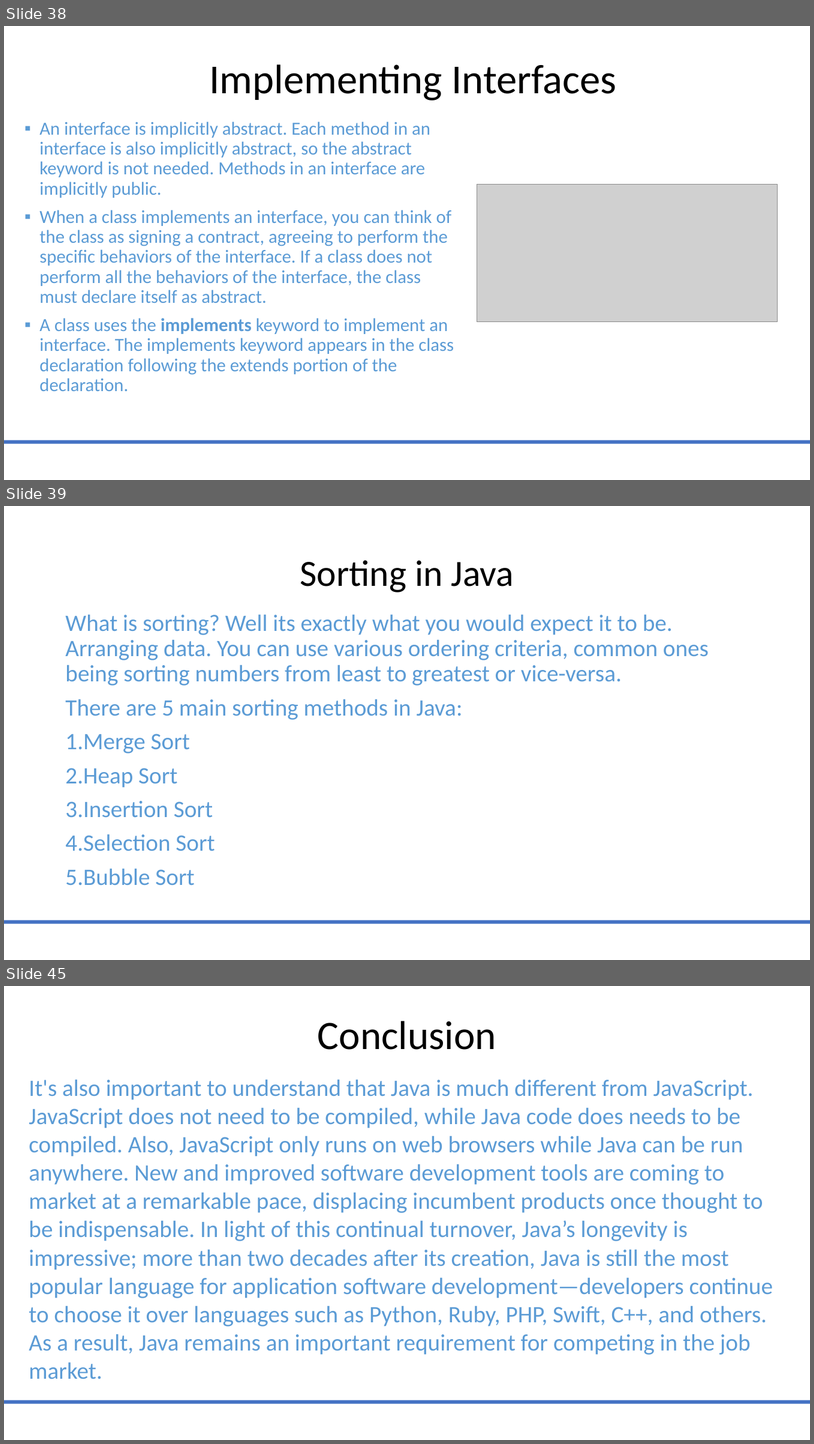
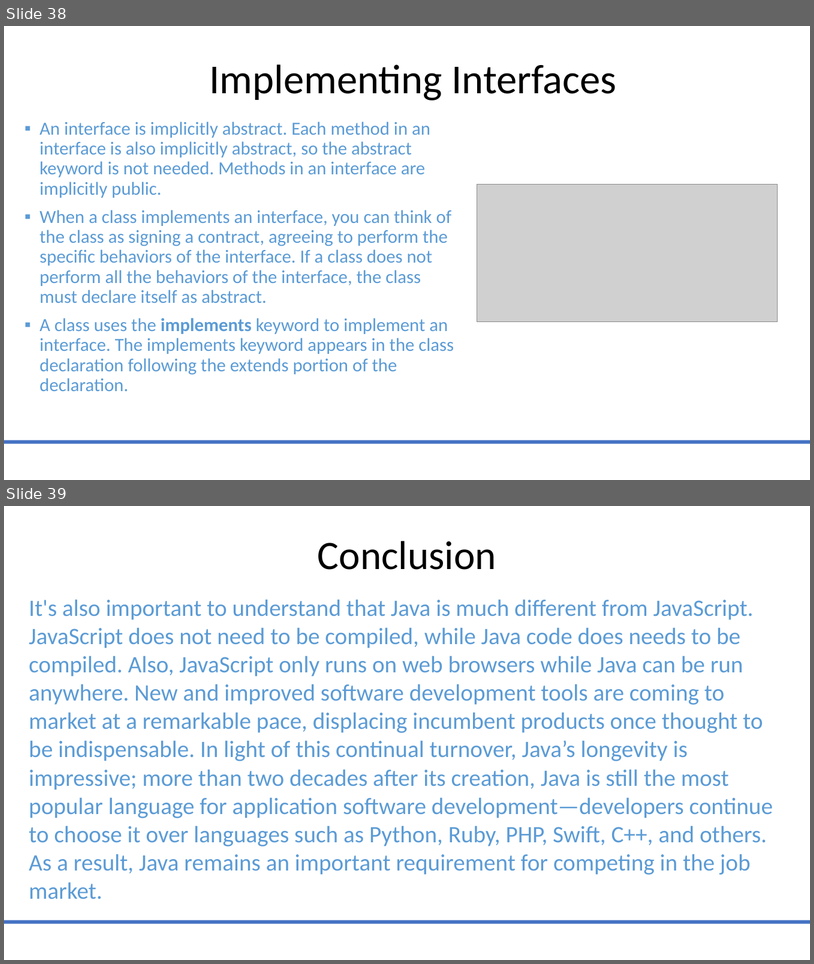
Before and after one commit to MarwaSafa02/JavaMentorship, a slide deck: Java_Mentoring_Revised.pptx. Shown one above the other, each under a label of ours: slides 38, 39 and 45 before the commit, slides 38 and 39 after it; the slides between them are not shown. The pictures are 814x1444 and 814x964 pixels, drawn with LibreOffice and Linux fonts; fonts in the diff are those of the drawing; grey boxes stand for pictures. Boxes give left, top, right and bottom in pixels: in the first picture for what was removed or moved away, otherwise in the second. Text is boxed around its words. In the diff, an @@ line names an element or a change of style, - is before the commit and + after.

```diff
--- a/Java_Mentoring_Revised.pptx
+++ b/Java_Mentoring_Revised.pptx
@@ slide 39 removed at (x1=4, y1=506, x2=810, y2=960), background #FFFFFF; not listed: 1 template element that a slide beside it also shows @@
@@ title removed at (x1=300, y1=560, x2=514, y2=592) @@
-Sorting in Java
@@ text removed at (x1=65, y1=615, x2=709, y2=885) @@
-What is sorting? Well its exactly what you would expect it to be. Arranging data. You can use various ordering criteria, common ones being sorting numbers from least to greatest or vice-versa.
-There are 5 main sorting methods in Java:
-1. Merge Sort
-2. Heap Sort
-3. Insertion Sort
-4. Selection Sort
-5. Bubble Sort
@@ what was slide 45 is now slide 39 @@
```
Also in this commit, not shown: 1 slide changed, 5 other slides removed, 2 other files.
